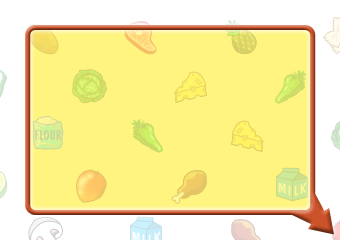
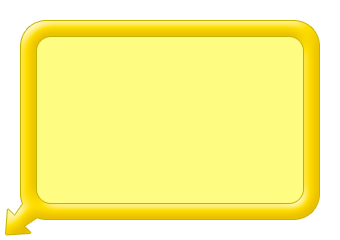
Two versions of the same layered image (w=340, h=240). Layer-by-layer changes:
removed group "hints right bottom" (4 layers) over box(0, 17, 340, 240)
removed layer "Shape 4 (копия) 3" from group "hints right bottom" over box(25, 25, 334, 235)
hid group "Группа 1" (2 layers) over box(0, 17, 340, 240)
added layer "left frame" in group "background" over box(6, 21, 319, 235)
painted on "Фигура 1" over box(25, 25, 315, 215)
